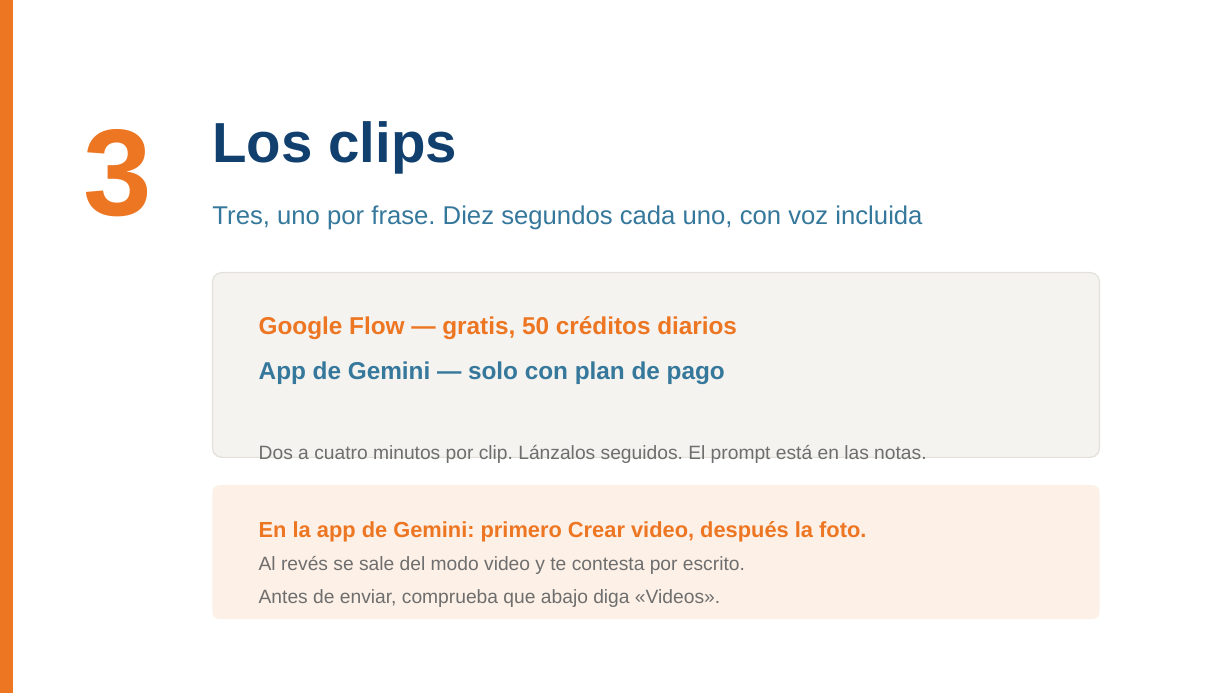
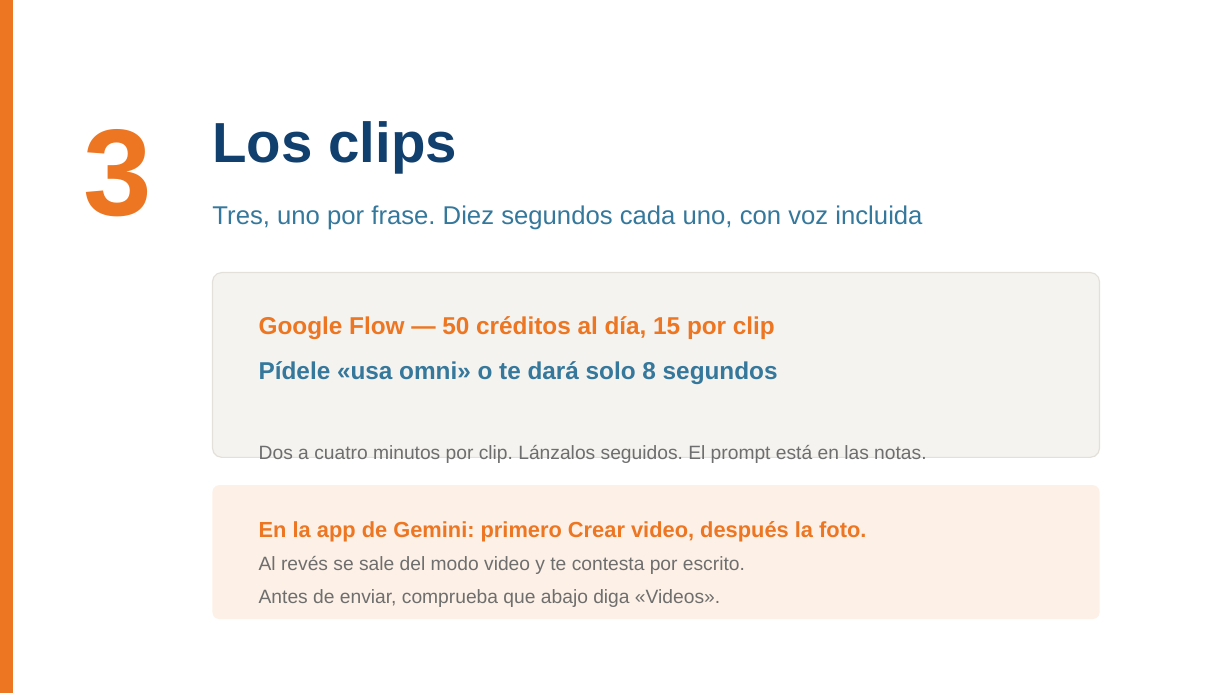
Before and after one commit to BioAITeamLearning/IntroInfo_2026_02_Ucaldas, a slide deck: slide 9 of _static/sesion06/S06_audio_imagen_video.pptx. Drawn at 1232x693 pixels with LibreOffice and Linux fonts; fonts in the diff are those of the drawing. Boxes give left, top, right and bottom in pixels: in the first picture for what was removed or moved away, otherwise in the second. Text is boxed around its words. In the diff, an @@ line names an element or a change of style, - is before the commit and + after.

```diff
--- a/_static/sesion06/S06_audio_imagen_video.pptx
+++ b/_static/sesion06/S06_audio_imagen_video.pptx
@@ text at (259, 316, 778, 384): text changed @@
-Google Flow — gratis, 50 créditos diarios
-App de Gemini — solo con plan de pago
+Google Flow — 50 créditos al día, 15 por clip
+Pídele «usa omni» o te dará solo 8 segundos
```
Also in this commit, not shown: 1 other slide changed, 1 other file.
